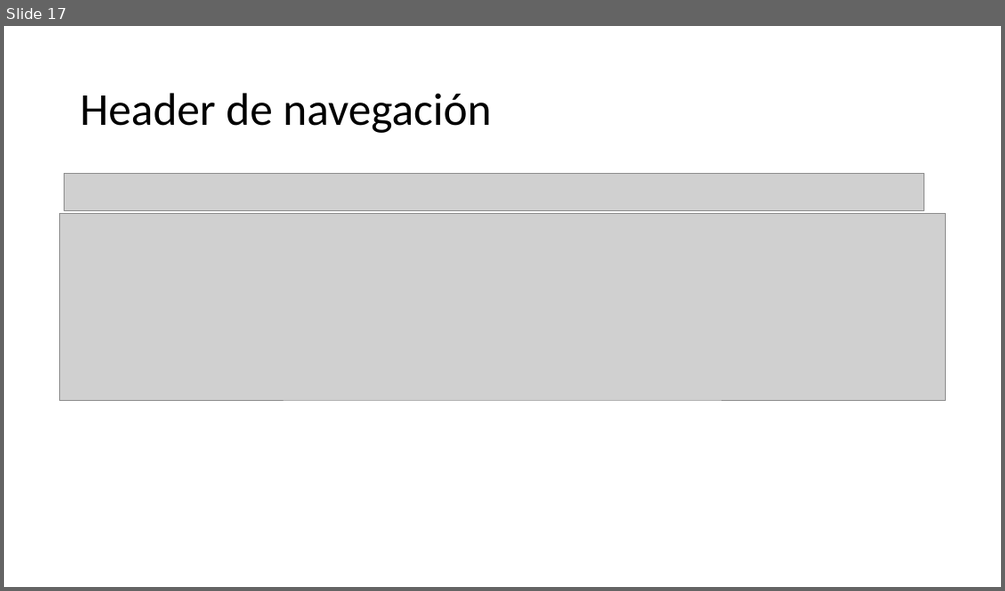
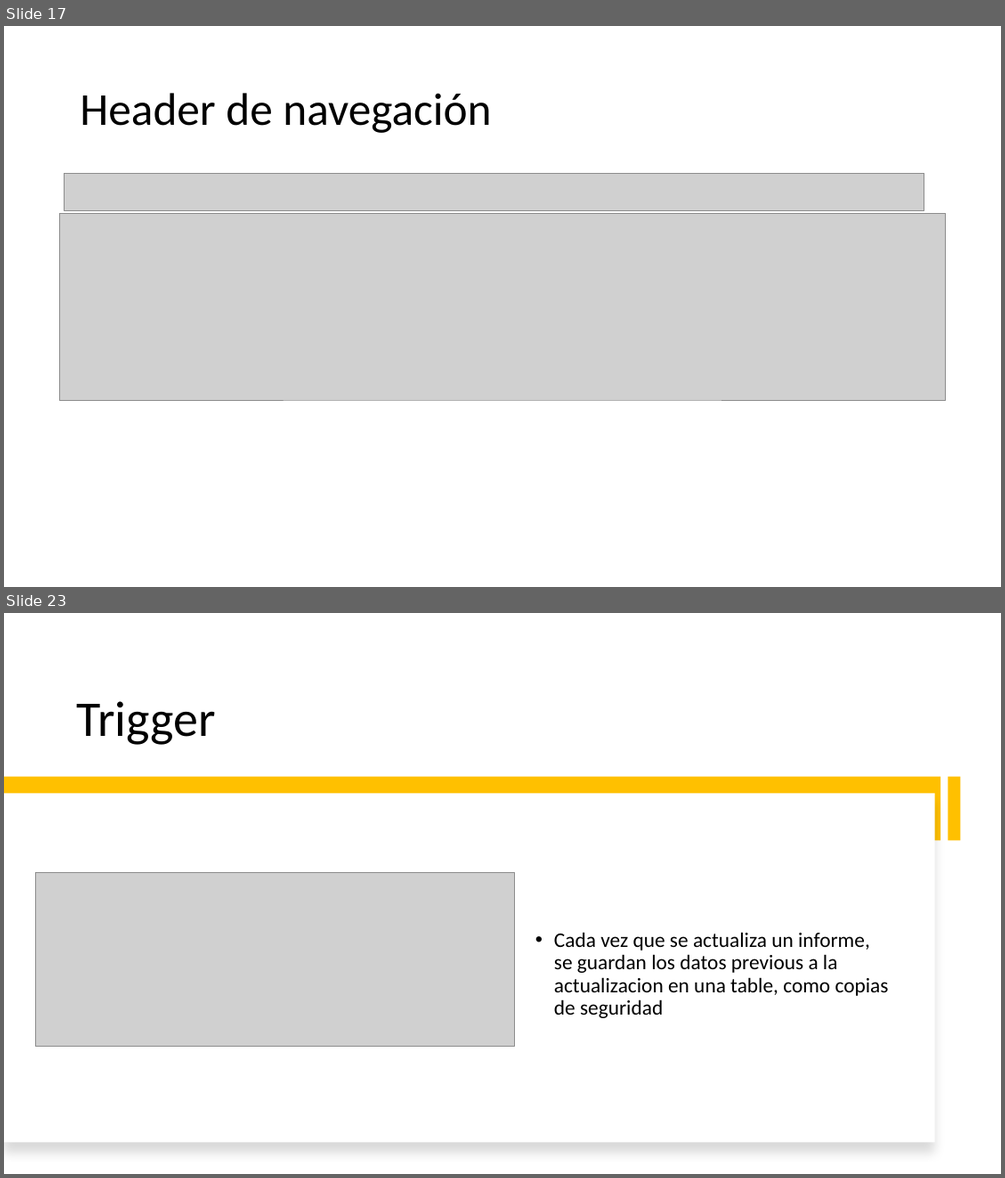
Before and after one commit to JiaChengZhang14/Proyecto_Grupal-ITV, a slide deck: comun/PresentacionITV.pptx. Shown one above the other, each under a label of ours: slide 17 before the commit, slides 17 and 23 after it; the slides between them are not shown. The pictures are 1005x591 and 1005x1178 pixels, drawn with LibreOffice and Linux fonts; fonts in the diff are those of the drawing; grey boxes stand for pictures. Boxes give left, top, right and bottom in pixels: in the first picture for what was removed or moved away, otherwise in the second. Text is boxed around its words. In the diff, an @@ line names an element or a change of style, - is before the commit and + after.

Commit message:
Memoria actualizada

```diff
--- a/comun/PresentacionITV.pptx
+++ b/comun/PresentacionITV.pptx
@@ slide 23 added at (x1=4, y1=613, x2=1001, y2=1174), background #FFFFFF @@
@@ title added at (x1=76, y1=701, x2=215, y2=745), 48 pt, text #000000 @@
+Trigger
@@ rectangle added at (x1=4, y1=777, x2=941, y2=840), fill #FFC000 @@
@@ rectangle added at (x1=4, y1=793, x2=935, y2=1143), fill #FFFFFF @@
@@ rectangle added at (x1=947, y1=777, x2=961, y2=840), fill #FFC000 @@
@@ picture added at (x1=36, y1=873, x2=515, y2=1046) @@
@@ text added at (x1=554, y1=932, x2=889, y2=1018), 20 pt, text #000000 @@
+• Cada vez que se actualiza un informe, se guardan los datos previous a la actualizacion en una table, como copias de seguridad
```
Also in this commit, not shown: 9 slides changed, 6 other slides added, 1 slide removed, 2 other files.
